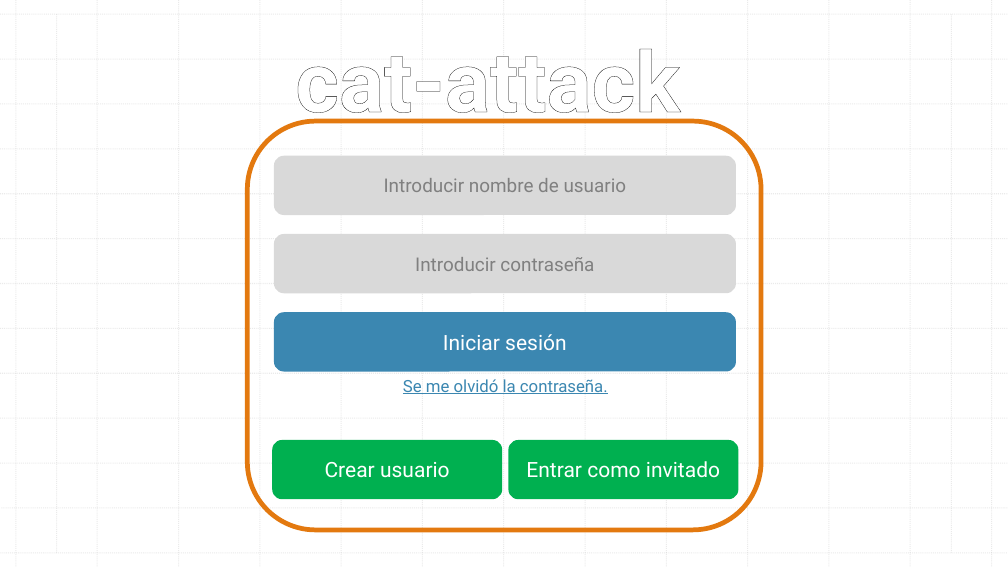
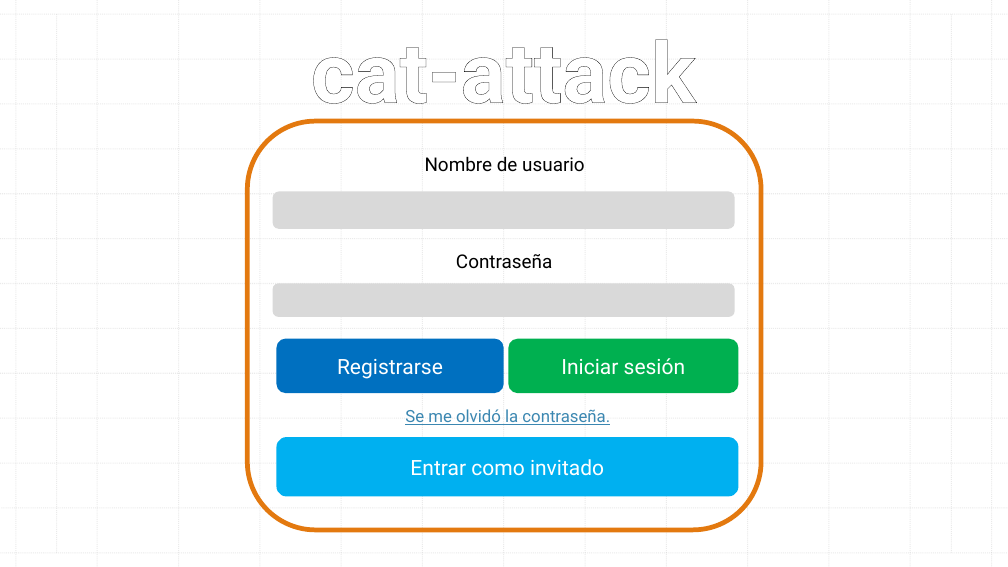
Before and after one commit to AndresIturria/Cat-Attack, a slide deck: slide 2 of Docs/Documento de diseño Cat-Attack.pptx. Drawn at 1008x567 pixels with LibreOffice and Linux fonts; fonts in the diff are those of the drawing. Boxes give left, top, right and bottom in pixels: in the first picture for what was removed or moved away, otherwise in the second. Text is boxed around its words. In the diff, an @@ line names an element or a change of style, - is before the commit and + after.

```diff
--- a/Docs/Documento de diseño Cat-Attack.pptx
+++ b/Docs/Documento de diseño Cat-Attack.pptx
@@ text "cat-attack" rewrapped from (295, 49, 680, 127) to (311, 39, 696, 123) @@
@@ text in rounded rectangle at (384, 178, 627, 192): text removed @@
-Introducir nombre de usuario
@@ text added at (425, 156, 585, 172), 18 pt, text #000000 @@
+Nombre de usuario
@@ rounded rectangle: place and size @@
-rounded rectangle at (274, 156, 736, 215)
+rounded rectangle at (273, 191, 735, 228)
@@ text in rounded rectangle at (415, 257, 594, 271): text removed @@
-Introducir contraseña
@@ text added at (456, 254, 552, 269), 18 pt, text #000000 @@
+Contraseña
@@ rounded rectangle: place and size @@
-rounded rectangle at (274, 234, 736, 293)
+rounded rectangle at (273, 284, 735, 317)
@@ rounded rectangle "Registrarse": place and size @@
-rounded rectangle "Registrarse" at (272, 440, 502, 499)
+rounded rectangle "Registrarse" at (277, 339, 504, 393)
@@ rounded rectangle "Registrarse" at (277, 339, 504, 393): fill #00B050 to #0070C0 @@
@@ text in rounded rectangle at (337, 359, 443, 379): text changed @@
-Crear usuario
+Registrarse
@@ rounded rectangle "Iniciar sesión": place and size @@
-rounded rectangle "Iniciar sesión" at (274, 312, 736, 371)
+rounded rectangle "Iniciar sesión" at (509, 339, 739, 393)
@@ rounded rectangle "Iniciar sesión" at (509, 339, 739, 393): fill #3B87B1 to #00B050 @@
@@ text "Se me olvidó la contraseña.": place and size @@
-text "Se me olvidó la contraseña." at (403, 379, 608, 394)
+text "Se me olvidó la contraseña." at (405, 409, 610, 425)
@@ rounded rectangle "Entrar como invitado": place and size @@
-rounded rectangle "Entrar como invitado" at (509, 440, 739, 499)
+rounded rectangle "Entrar como invitado" at (277, 437, 739, 496)
@@ rounded rectangle "Entrar como invitado" at (277, 437, 739, 496): fill #00B050 to #00B0F0 @@
```
Also in this commit, not shown: 8 other slides changed, 3 slides added, 1 slide removed, 14 other files.
